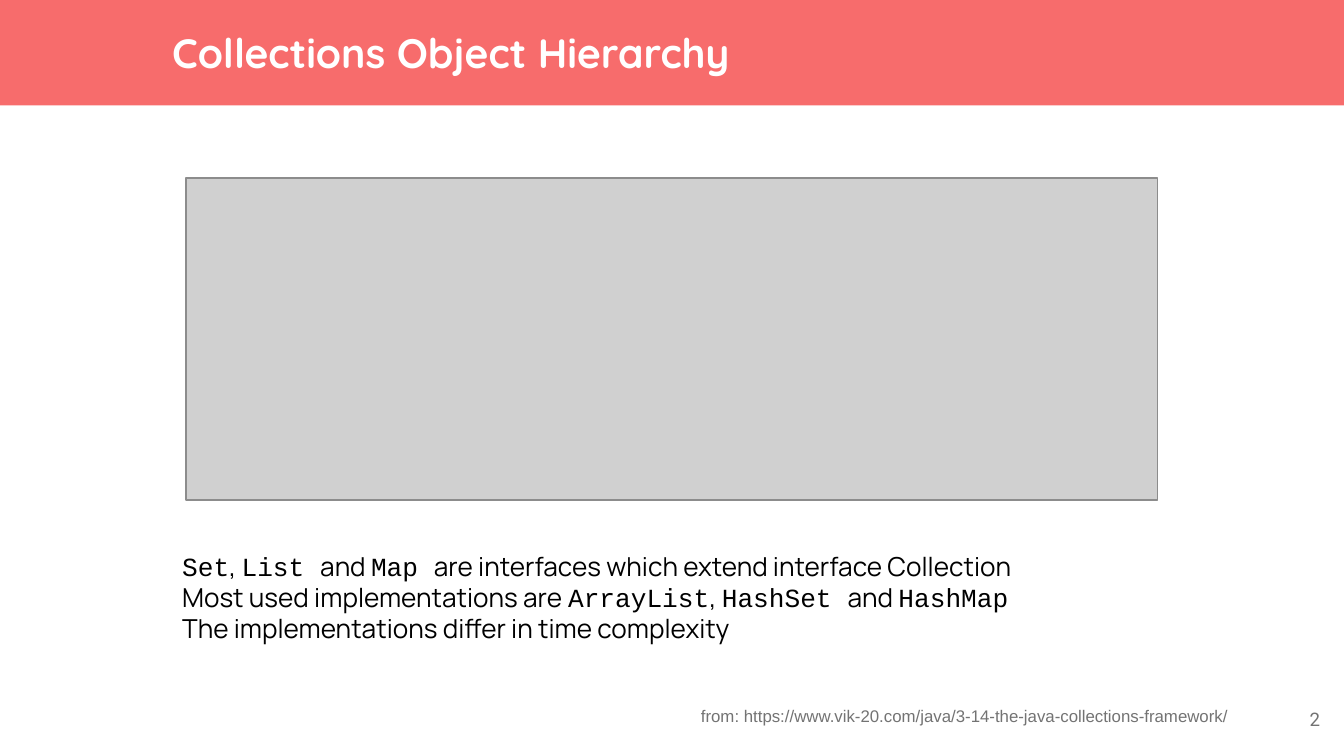
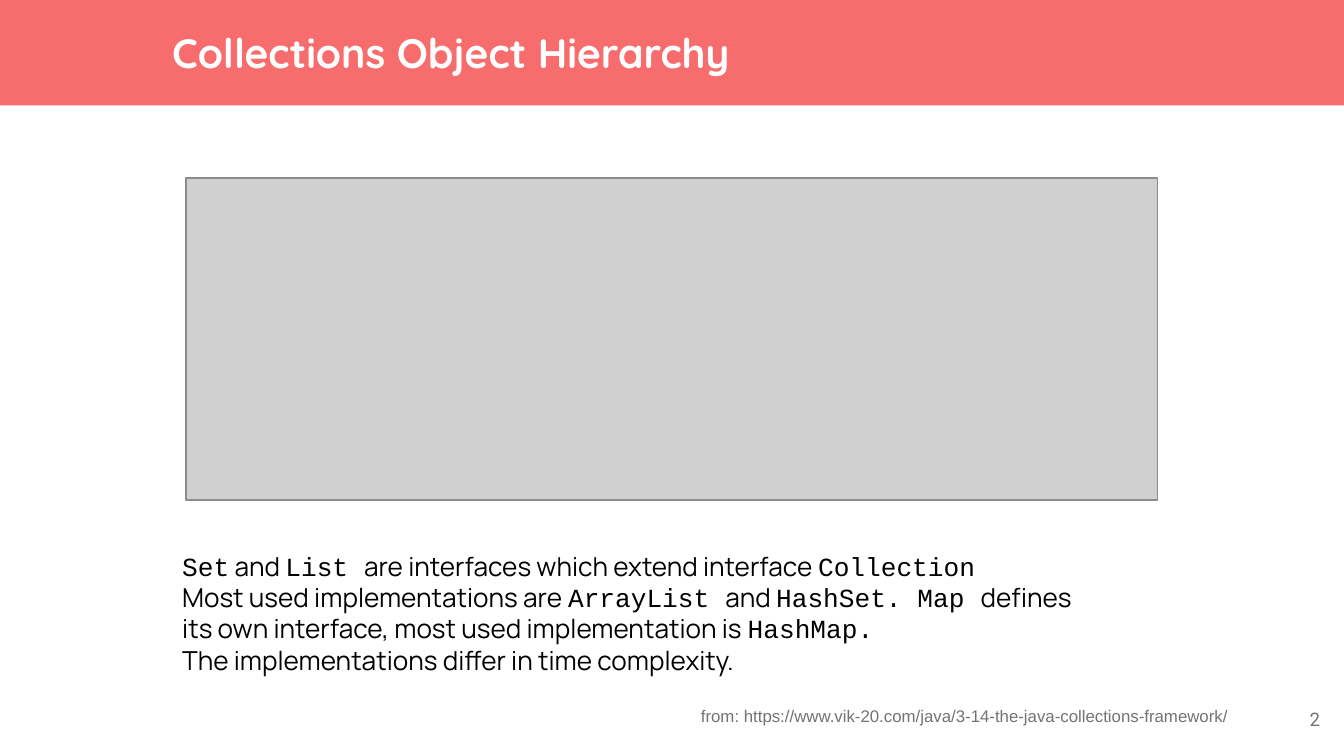
Before and after one commit to WildCodeSchool/sea-resources, a slide deck: slide 2 of slides/Java 5 _ Collections.pptx. Drawn at 1344x756 pixels with LibreOffice and Linux fonts; fonts in the diff are those of the drawing; grey boxes stand for pictures; background and template pictures are left out. Boxes give left, top, right and bottom in pixels: in the first picture for what was removed or moved away, otherwise in the second. Text is boxed around its words. In the diff, an @@ line names an element or a change of style, - is before the commit and + after.

Commit message:
Correction.

```diff
--- a/slides/Java 5 _ Collections.pptx
+++ b/slides/Java 5 _ Collections.pptx
@@ text at [182,556,1072,677]: text changed @@
-Set, List and Map are interfaces which extend interface Collection
-Most used implementations are ArrayList, HashSet and HashMap
-The implementations differ in time complexity
+Set and List are interfaces which extend interface Collection
+Most used implementations are ArrayList and HashSet. Map defines its own interface, most used implementation is HashMap.
+The implementations differ in time complexity.
```
